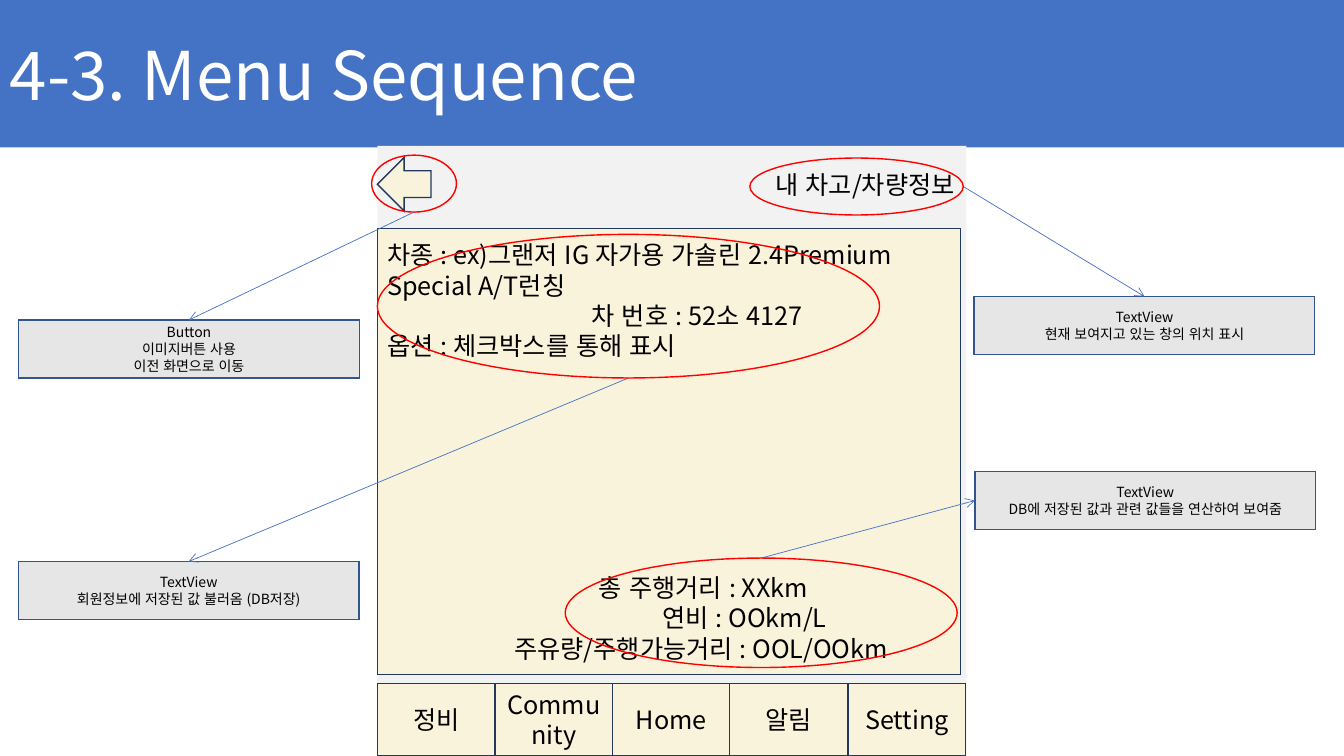
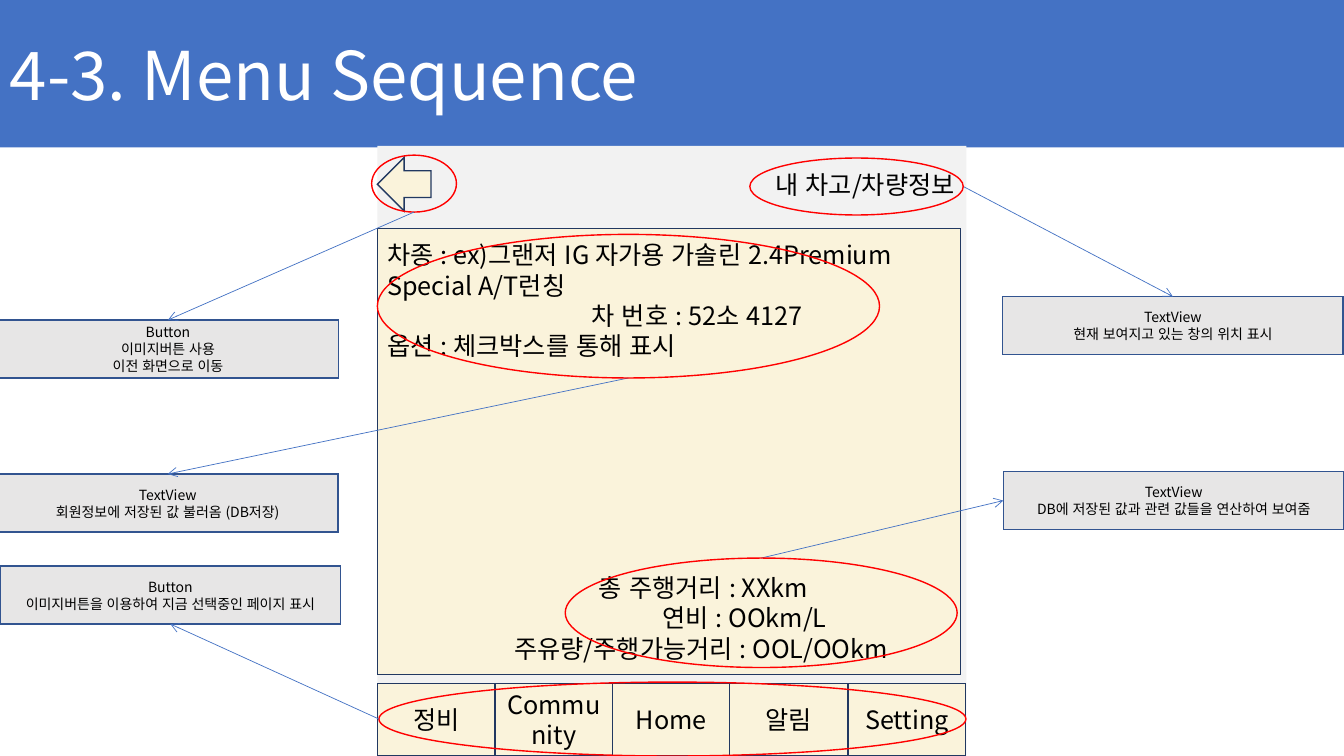
Before and after one commit to ChaeSung-Lee/DJ_InternShip, a slide deck: slide 49 of 2021_Summer/jp.hong/Project_BnC_jph.pptx (slide 47 before the commit). Drawn at 1344x756 pixels with LibreOffice and Linux fonts; fonts in the diff are those of the drawing. Boxes give left, top, right and bottom in pixels: in the first picture for what was removed or moved away, otherwise in the second. Text is boxed around its words. In the diff, an @@ line names an element or a change of style, - is before the commit and + after.

```diff
--- a/2021_Summer/jp.hong/Project_BnC_jph.pptx
+++ b/2021_Summer/jp.hong/Project_BnC_jph.pptx
@@ arrow moved from (964, 187) - (1144, 296) to (964, 187) - (1174, 296) @@
@@ arrow moved from (414, 212) - (189, 320) to (414, 212) - (168, 320) @@
@@ rectangle "TextView": place and size @@
-rectangle "TextView" at bbox=[974, 296, 1315, 355]
+rectangle "TextView" at bbox=[1003, 296, 1344, 355]
@@ rectangle "Button": place and size @@
-rectangle "Button" at bbox=[19, 320, 360, 378]
+rectangle "Button" at bbox=[0, 320, 339, 378]
@@ arrow moved from (629, 378) - (189, 562) to (629, 378) - (167, 474) @@
@@ rectangle "TextView": place and size @@
-rectangle "TextView" at bbox=[18, 562, 359, 620]
+rectangle "TextView" at bbox=[0, 474, 338, 532]
@@ rectangle "TextView": place and size @@
-rectangle "TextView" at bbox=[975, 472, 1316, 530]
+rectangle "TextView" at bbox=[1003, 472, 1344, 530]
@@ arrow moved from (761, 559) - (975, 501) to (761, 559) - (1003, 501) @@
@@ rectangle added at bbox=[0, 566, 341, 624], fill #E7E6E6, outline #325491 1 pt, 10 pt, text #000000 @@
+Button
+이미지버튼을 이용하여 지금 선택중인 페이지 표시
@@ arrow added from (379, 719) to (170, 624), #4472C4 0.5 pt @@
@@ ellipse added at bbox=[379, 683, 966, 756], outline #FF0000 1 pt @@
```
Also in this commit, not shown: 11 other slides changed, 13 slides added.
